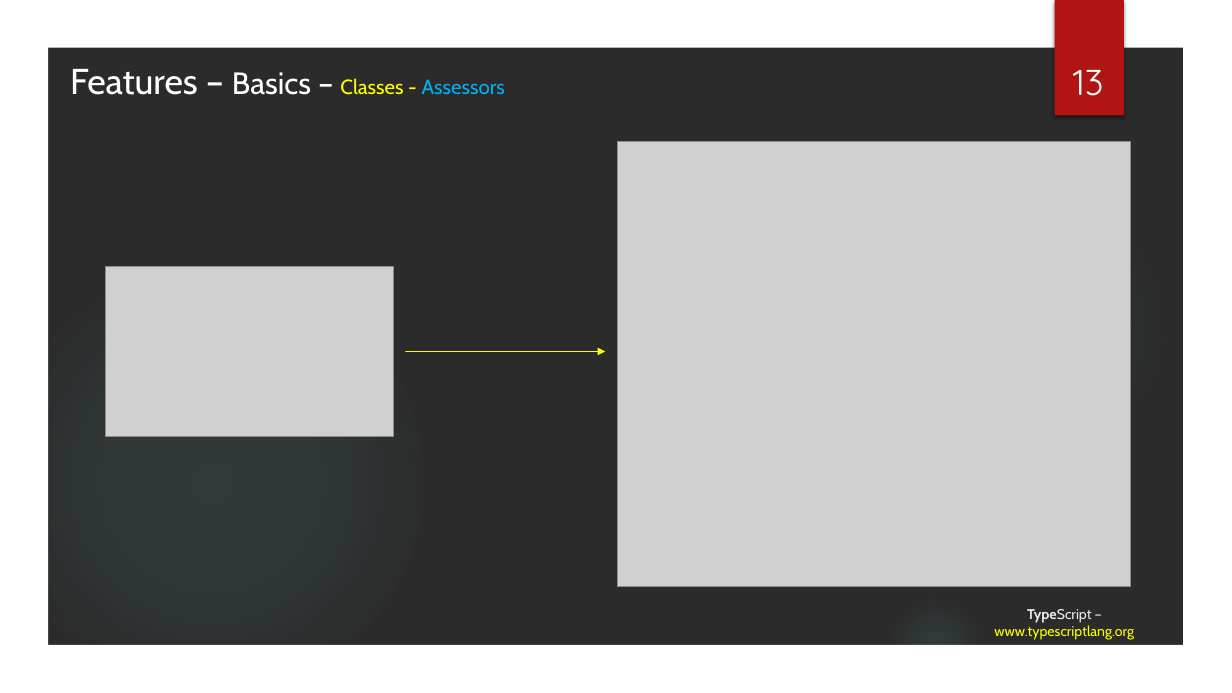
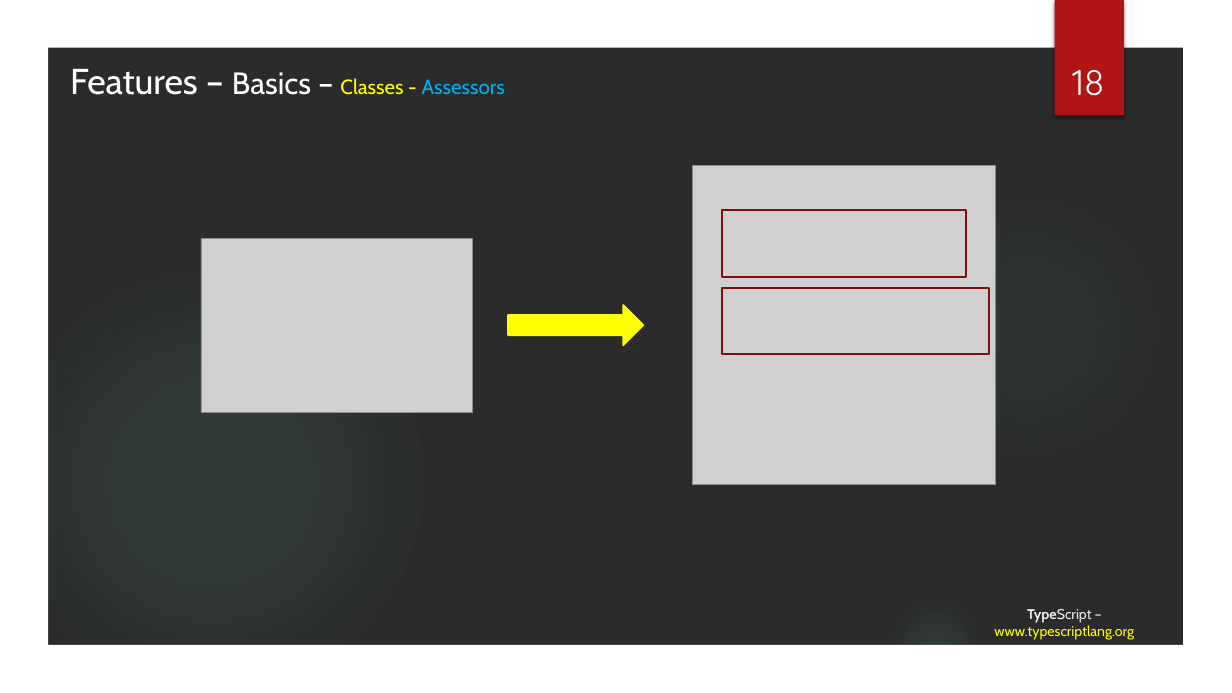
Before and after one commit to tainhx/SSFE, a slide deck: slide 18 of TypeScript.pptx (slide 13 before the commit). Drawn at 1232x693 pixels with LibreOffice and Linux fonts; fonts in the diff are those of the drawing; grey boxes stand for pictures; background and template pictures are left out; a plain dark background stands for a picture behind light text. Boxes give left, top, right and bottom in pixels: in the first picture for what was removed or moved away, otherwise in the second. Text is boxed around its words. In the diff, an @@ line names an element or a change of style, - is before the commit and + after.

```diff
--- a/TypeScript.pptx
+++ b/TypeScript.pptx
@@ page number at [1072,70,1104,96]: text changed @@
-13
+18
@@ picture removed at [617,142,1130,587] @@
@@ picture added at [693,165,996,484] @@
@@ picture added at [201,238,473,413] @@
@@ rectangle added at [722,210,966,277], outline #82100E 1.5 pt @@
@@ picture removed at [105,267,393,436] @@
@@ rectangle added at [722,288,989,354], outline #82100E 1.5 pt @@
@@ right arrow added at [508,305,643,345], fill #FFFF00, outline #FFFF00 1.5 pt @@
@@ arrow removed from (406, 351) to (605, 351) @@
```
Also in this commit, not shown: 7 other slides changed, 11 slides added, 18 other files.
